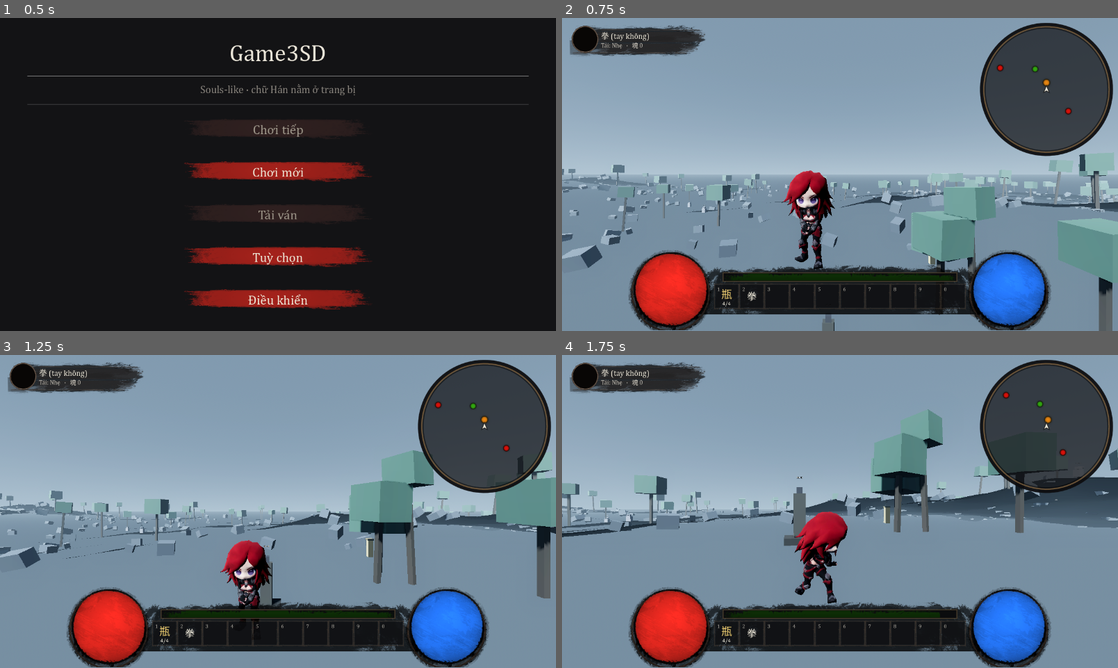
Above: before the commit, frames 1-4 (two rows, left to right).
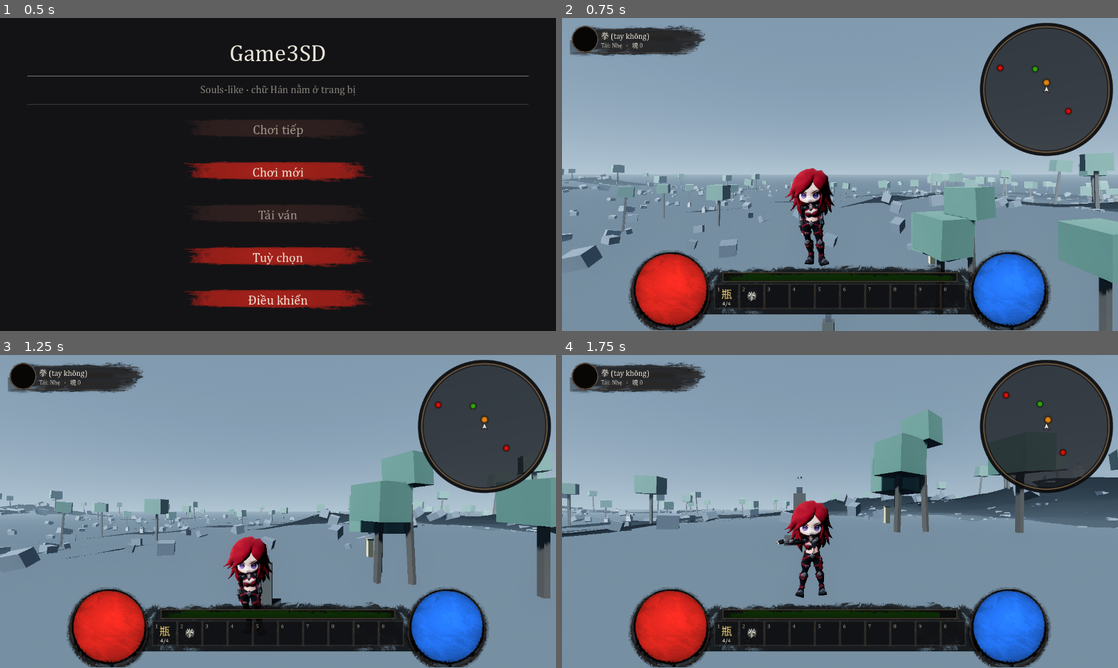
Above: after the commit, the same moments.

Repository: vitgoodkid/Game3SD
Game: Godot game, scene res://scenes/giao_dien/man_dau_game.tscn
Two runs of this game, one before a commit and one after it. Both use one fixed random seed, a clock stepped at 60 frames per second and the inputs below.
Inputs (mouse positions are in pixels of both pictures, inside the frame that each line leads up to):
- Up to frame 1 (0.5 s): no input
- Up to frame 2 (0.75 s): click "Chơi mới" at 0.5 s
- Up to frame 3 (1.25 s): no input
- Up to frame 4 (1.75 s): tap Enter at 1.25 s; move the mouse to (867, 511) at 1.27 s; hold Up from 1.28 s (still down); tap M (ban_do) at 1.35 s; click (867, 511) at 1.42 s

Frame 1 is identical in both runs. In frame 2, 1.2% of the frame differs, in the area x 39-50%, y 48-81%; in frame 3, 0.9%; in frame 4, 2.0%, in the area x 38-52%, y 46-80%.

Commit message:
Animation: use unarmed set when no weapon is equipped

Diff:
--- a/scripts/nhan_vat/than_mo_hinh.gd
+++ b/scripts/nhan_vat/than_mo_hinh.gd
@@ -56,14 +56,16 @@
 ## Thư mục chứa file động tác tải từ Mixamo. Tên file quyết định động tác đó
 ## dùng cho trạng thái nào — xem `DONG_TAC`.
 const THU_MUC_DONG_TAC := "res://assets/model/dong_tac/"
-## Bộ động tác thứ hai: lúc ĐÃ CẤT vũ khí.
+## Bộ động tác thứ hai: lúc ĐÃ CẤT hoặc CHƯA TRANG BỊ vũ khí.
 ##
 ## Cất kiếm rồi mà vẫn chạy bằng dáng ôm kiếm hai tay thì phần thưởng của phím
 ## R (nhanh hơn 30%, tốn ít thể lực hơn) không có mặt nào để đọc — người chơi
 ## chỉ thấy con số trong thanh thể lực đổi, mà không ai nhìn thanh thể lực lúc
 ## đang chạy. Đổi hẳn dáng đi thì mắt đọc ra ngay "giờ đang rảnh tay".
 ##
-## Thiếu file nào ở đây thì tự mượn bộ cầm kiếm — nên bộ này không cần đủ.
+## Khi đã trang bị nhưng đang cất, thiếu file nào ở đây thì tạm mượn bộ cầm
+## kiếm. Còn chưa trang bị gì thì KHÔNG được mượn: chỉ có vũ khí thật sự mới
+## được dùng dáng cầm kiếm; thiếu clip tay không thì rơi về dáng gõ bằng code.
 const THU_MUC_KHONG_VU_KHI := "res://assets/model/dong_tac/khong_vu_khi/"
 ## Tiền tố cho clip của bộ không vũ khí, để hai bộ ở chung một thư viện.
 const TIEN_TO_KVK := "kvk_"
@@ -758,14 +760,22 @@
 
 ## Tên clip THẬT cho một động tác, "" nếu không có file nào.
 ##
-## Đây là chỗ bộ KHÔNG VŨ KHÍ chen vào. Đã cất kiếm thì thử clip tay không
-## trước; thiếu thì mượn clip cầm kiếm. Mượn tạm được vì hai bộ cùng bộ xương
-## — chỉ hơi thừa cái dáng ôm kiếm, còn hơn đứng đơ.
+## Đây là chỗ bộ KHÔNG VŨ KHÍ chen vào. Hai trường hợp dùng nó:
+## - Có vũ khí nhưng đã cất: thử clip tay không trước; thiếu thì được mượn clip
+##   cầm kiếm, vì món đồ vẫn đang trang bị và các động tác rút/cất cần thấy nó.
+## - Không trang bị vũ khí: chỉ dùng clip tay không; thiếu thì trả "" để rơi
+##   về dáng gõ bằng code. Tuyệt đối không mượn dáng cầm một thanh kiếm không
+##   tồn tại trên người.
 func _co(goc: String) -> String:
 	if _may_dt == null or goc == "":
 		return ""
-	if not _da_rut and _may_dt.has_animation(TIEN_TO_KVK + goc):
-		return TIEN_TO_KVK + goc
+	var co_vu_khi := Tui.vu_khi_dang_cam() != null
+	if not _da_rut or not co_vu_khi:
+		var tay_khong := TIEN_TO_KVK + goc
+		if _may_dt.has_animation(tay_khong):
+			return tay_khong
+		if not co_vu_khi:
+			return ""
 	return goc if _may_dt.has_animation(goc) else ""
 
 ## Clip cho một đòn. **Cột `animation` của `moveset.csv` nói trước.**
